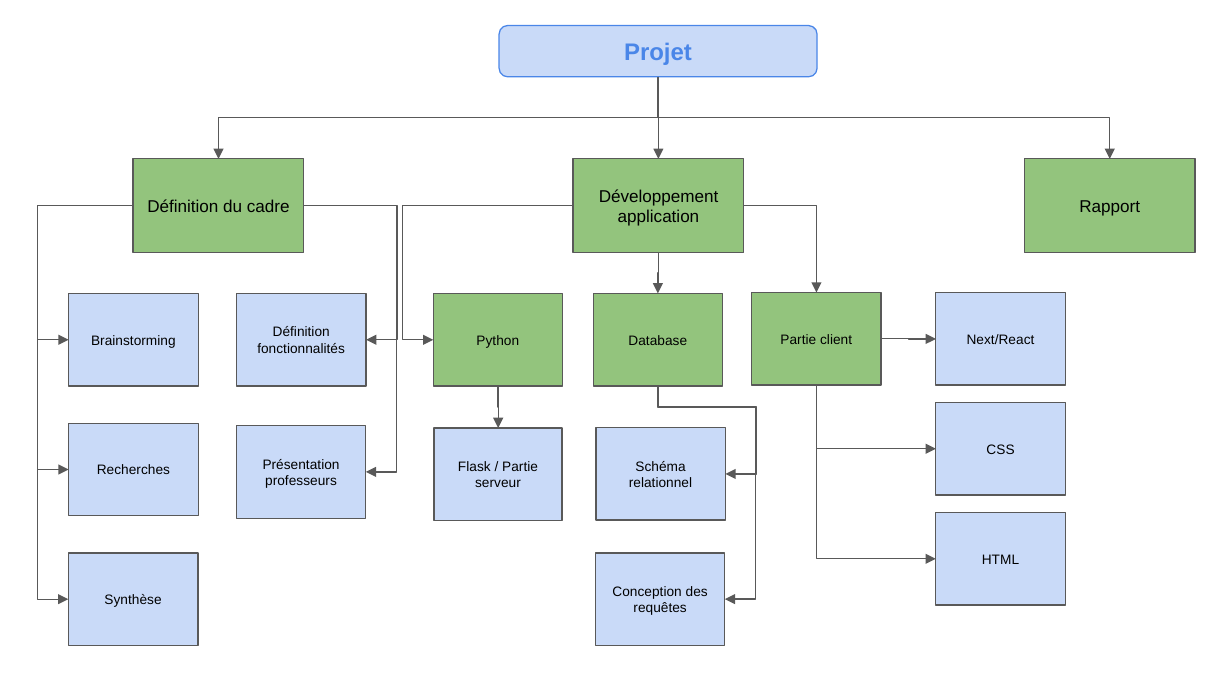
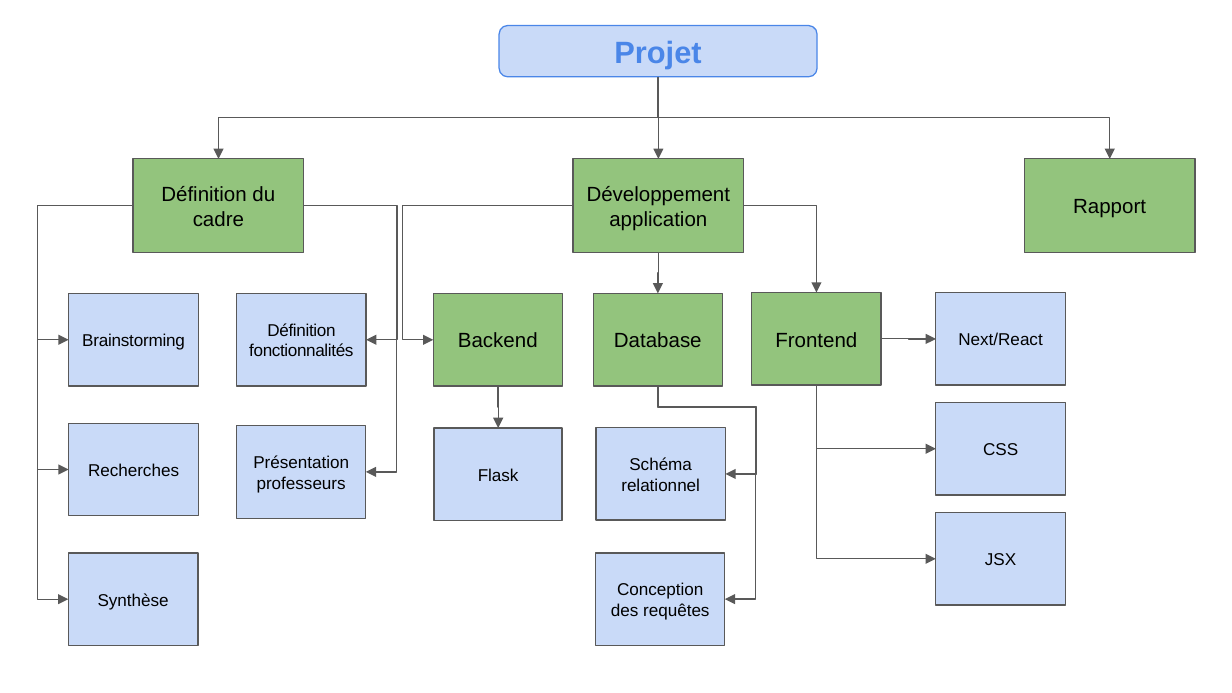
Before and after one commit to kour0/TheSharedGarden, a slide deck: slide 1 of doc/livrable_1/rapport/templates/WBS.pptx. Drawn at 1232x693 pixels with LibreOffice and Linux fonts; fonts in the diff are those of the drawing. Boxes give left, top, right and bottom in pixels: in the first picture for what was removed or moved away, otherwise in the second. Text is boxed around its words. In the diff, an @@ line names an element or a change of style, - is before the commit and + after.

```diff
--- a/doc/livrable_1/rapport/templates/WBS.pptx
+++ b/doc/livrable_1/rapport/templates/WBS.pptx
@@ rounded rectangle "Projet" at (x1=499, y1=26, x2=817, y2=78): size 14 to 18 pt @@
@@ size 10 to 12 pt in 3 elements at (x1=133, y1=159, x2=304, y2=253), (x1=573, y1=159, x2=744, y2=253), (x1=1024, y1=159, x2=1195, y2=253) @@
@@ rectangle "Brainstorming" at (x1=69, y1=293, x2=198, y2=386): size 8 to 10 pt, letter spacing 0 to -0.1 pt @@
@@ rectangle "Définition fonctionnalités" at (x1=237, y1=293, x2=366, y2=386): size 8 to 10 pt, letter spacing 0 to -0.2 pt @@
@@ rectangle "Database" at (x1=593, y1=293, x2=722, y2=386): size 8 to 12 pt @@
@@ text in rectangle at (x1=458, y1=332, x2=538, y2=347): text changed; size 8 to 12 pt @@
-Python
+Backend
@@ text in rectangle at (x1=775, y1=332, x2=857, y2=347): text changed; size 8 to 12 pt @@
-Partie client
+Frontend
@@ size 8 to 10 pt in 7 elements at (x1=69, y1=424, x2=198, y2=516), (x1=68, y1=553, x2=197, y2=646), (x1=237, y1=426, x2=366, y2=519), (x1=596, y1=428, x2=726, y2=520), (x1=596, y1=553, x2=726, y2=646), (x1=936, y1=292, x2=1066, y2=384), (x1=936, y1=403, x2=1066, y2=495) @@
@@ text in rectangle at (x1=478, y1=468, x2=519, y2=481): text changed; size 8 to 10 pt @@
-Flask / Partie serveur
+Flask
@@ text in rectangle at (x1=985, y1=553, x2=1016, y2=565): text changed; size 8 to 10 pt @@
-HTML
+JSX
```
Also in this commit, not shown: 5 other files.
